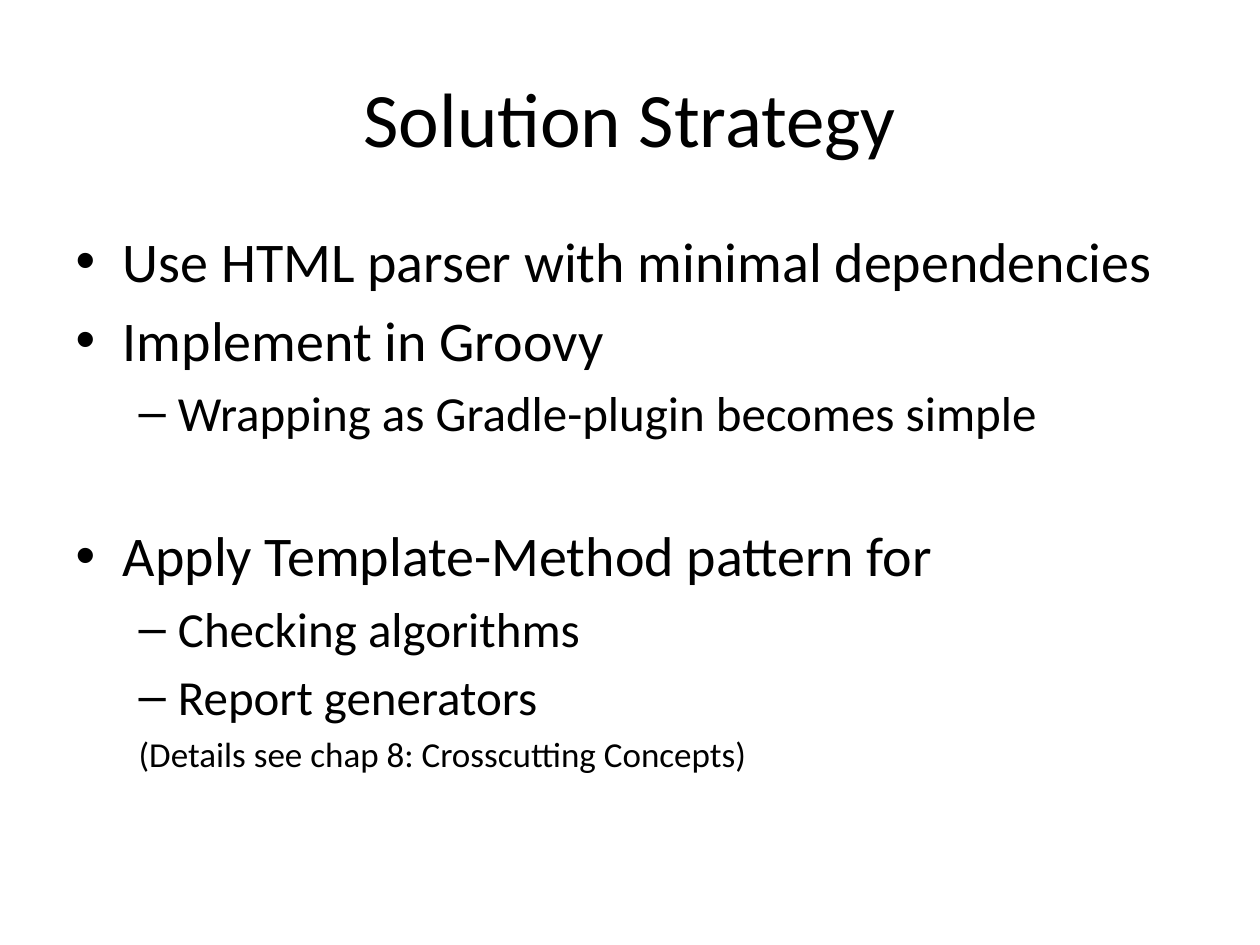
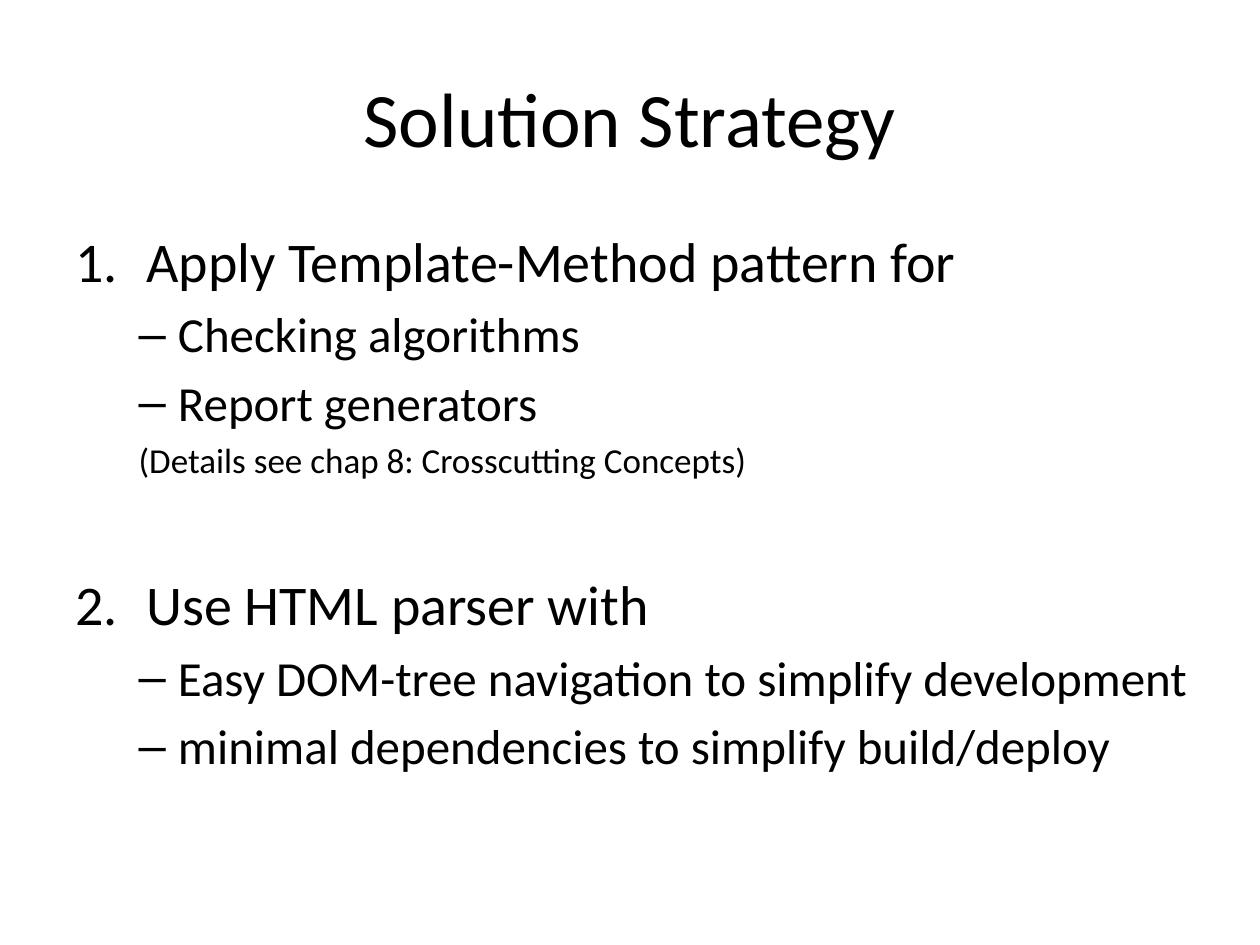
Before and after one commit to aim42/htmlSanityCheck, a slide deck: slide 13 of src/docs/presentation/HTMLSC-presentation.pptx. Drawn at 1260x945 pixels with LibreOffice and Linux fonts; fonts in the diff are those of the drawing. Boxes give left, top, right and bottom in pixels: in the first picture for what was removed or moved away, otherwise in the second. Text is boxed around its words. In the diff, an @@ line names an element or a change of style, - is before the commit and + after.

```diff
--- a/src/docs/presentation/HTMLSC-presentation.pptx
+++ b/src/docs/presentation/HTMLSC-presentation.pptx
@@ text at [123, 243, 1152, 440]: paragraphs removed @@
-• Use HTML parser with minimal dependencies
-• Implement in Groovy
-  – Wrapping as Gradle-plugin becomes simple
@@ text at [146, 243, 955, 291]: bullet • to 1. @@
@@ text at [146, 586, 1187, 772]: paragraphs added @@
+2. Use HTML parser with
+  – Easy DOM-tree navigation to simplify development
+  – minimal dependencies to simplify build/deploy
```
Also in this commit, not shown: 2 other slides changed.
